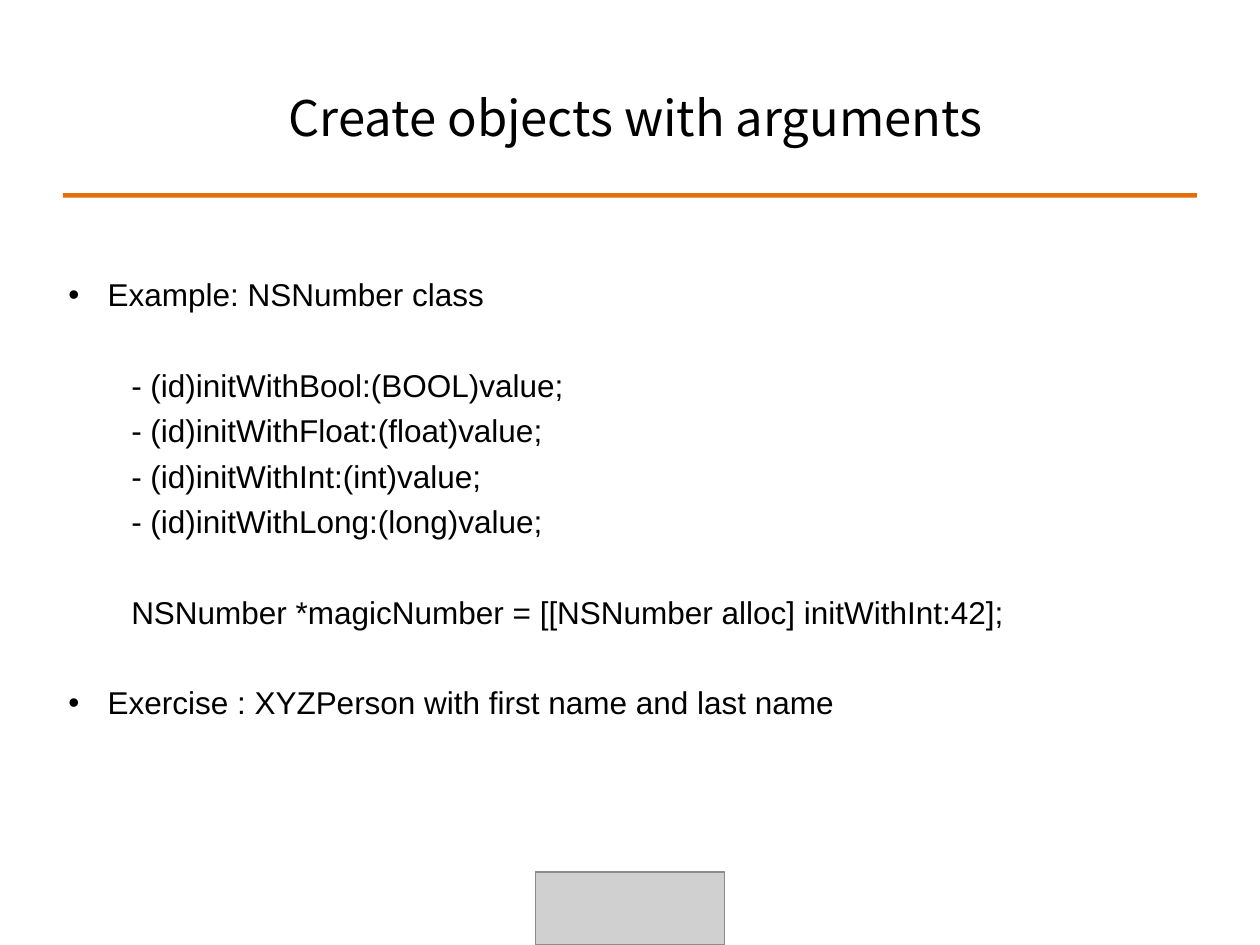
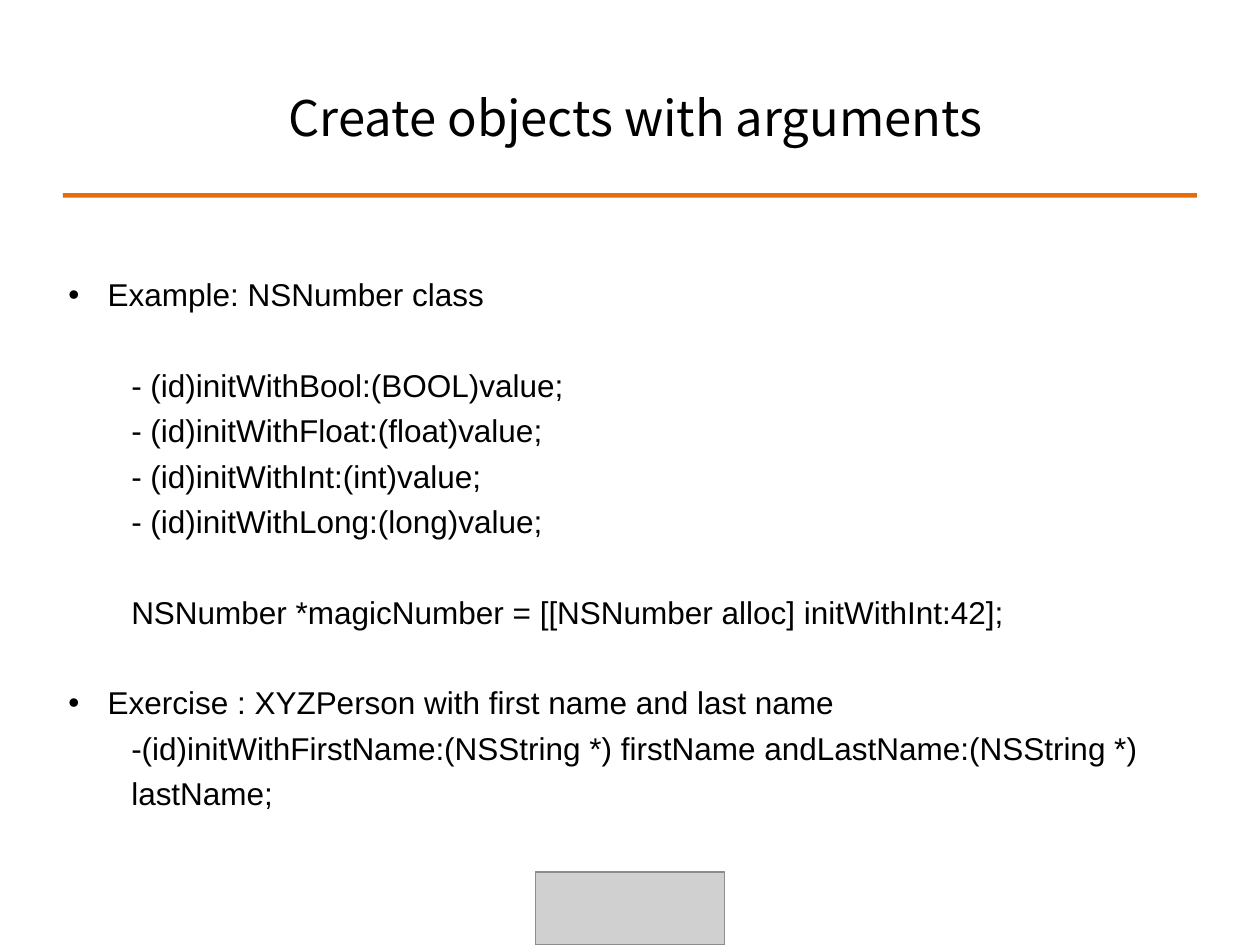
Before and after one commit to ALPHACamp/Camp-3-iOS-Dev, a slide deck: slide 26 of Class presentation/Week2 - Shyne/10-15-2014.ppt (slide 25 before the commit). Drawn at 1260x945 pixels with LibreOffice and Linux fonts; fonts in the diff are those of the drawing; grey boxes stand for pictures. Boxes give left, top, right and bottom in pixels: in the first picture for what was removed or moved away, otherwise in the second. Text is boxed around its words. In the diff, an @@ line names an element or a change of style, - is before the commit and + after.

```diff
--- a/Class presentation/Week2 - Shyne/10-15-2014.ppt
+++ b/Class presentation/Week2 - Shyne/10-15-2014.ppt
@@ text at box(131, 737, 1105, 809): paragraph added @@
+  -(id)initWithFirstName:(NSString *) firstName andLastName:(NSString *) lastName;
```
Also in this commit, not shown: 4 other slides changed, 1 slide added, 1 other file.
